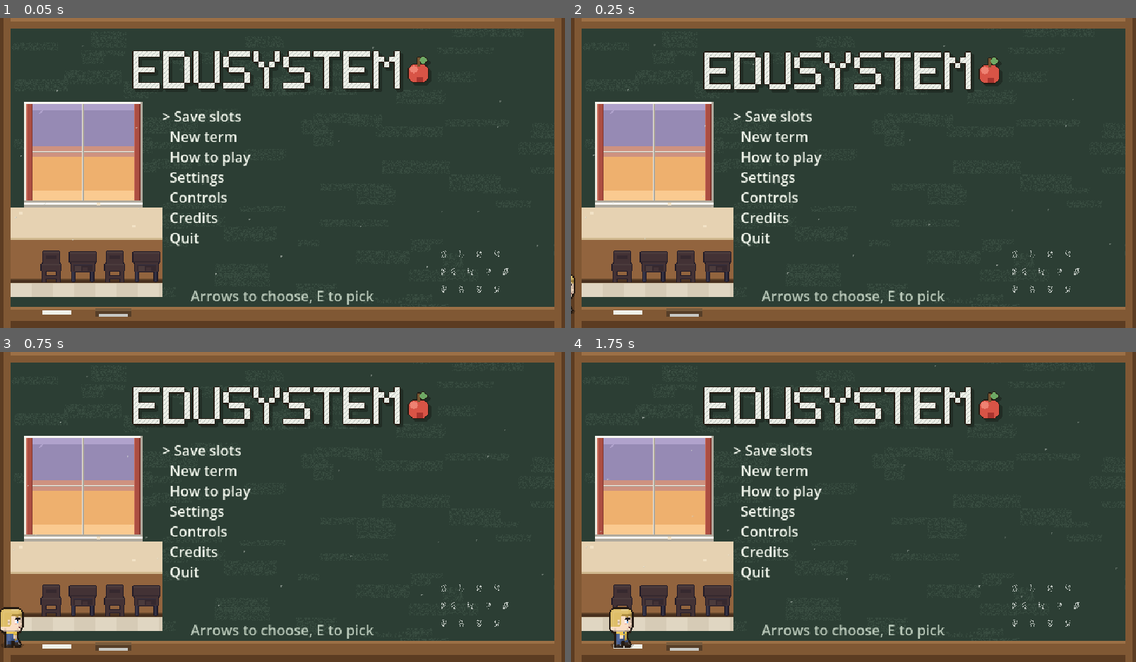
Above: before the commit, frames 1-4 (two rows, left to right).
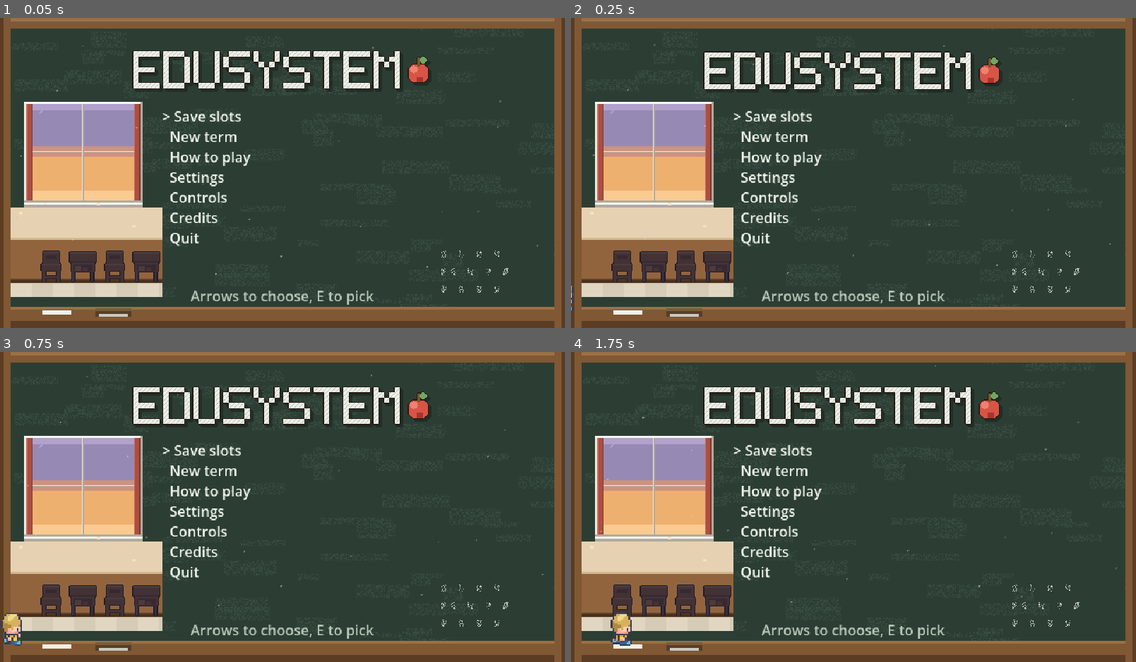
Above: after the commit, the same moments.

Repository: Mbottega16/EduSystem
Game: Godot game, scene res://scenes/ui/title.tscn
Two runs of this game, one before a commit and one after it. Both use one fixed random seed, a clock stepped at 60 frames per second and the inputs below.
Inputs (mouse positions are in pixels of both pictures, inside the frame that each line leads up to):
- Up to frame 1 (0.05 s): no input
- Up to frame 2 (0.25 s): no input
- Up to frame 3 (0.75 s): tap Enter (ui_accept) at 0.5 s; move the mouse to (406, 491) at 0.52 s; hold D (move_right) from 0.53 s (still down); tap L (teach) at 0.6 s; click (406, 491) at 0.67 s
- Up to frame 4 (1.75 s): tap Enter (ui_accept) at 0.77, 1.07 s; release D (move_right) at 1.25 s; drag from (740, 522) to (825, 569) at 1.27 s

Frame 1 is identical in both runs. In frame 2, less than 0.1% of the frame differs, in the area x 0-1%, y 82-96%; in frame 3, 0.5%; in frame 4, 0.5%, in the area x 6-12%, y 82-96%.

Commit message:
feat(art): the whole cast from LimeZu's Character + Portrait Generators
The 13 people (teacher, 8 students, inspector, principal, mentor, examiner)
are now LimeZu chibis, baked by tools/limezu_chars.py from tools/limezu_cast.json.
This reverses the Oct 2 "characters are style-reference only" call, and why it
can: Modern Interiors' people are chibi too (16 wide, ~22 tall -- the game's
16x24 art-px cell), the pack ships KIDS (4 skins, 6 hair styles, 5 outfits, the
frog and tiger pyjamas), and the layered architecture only ever mattered for
runtime compositing -- baking offline into one flat 9x4 sheet needs no engine
change at all. Take the bottom 24 rows of LimeZu's 16x32 cell, double it, and
it IS the game's 32x48 cell.

- Skin/hair come in few colours (kids: no black, no blonde, no deep skin), so a
  layer may carry a "ramp": its fill colours are ranked by brightness and
  re-mapped onto a target ramp, keyline untouched. That is how Student F gets
  black hair and Student C gets blond.
- The pack has no front-facing seated pose, no mouths, and no kid poses beyond
  idle/walk/sleep, so cols 4-8 (sit, handoff, chat, jump, sad) are derived from
  the idle frames by small deterministic edits -- the same for kids and adults:
  sit = raised so the face clears the desk; handoff = a sheet of paper held out;
  chat = turned to a neighbour; jump = raised (the shadow stays put); sad = the
  head sunk onto the shoulders.
- 13 HUD busts (96x96) from Modern UI's Portrait Generator, which shares the
  sprite's 16px-wide head, so each face matches its sprite. Student hair there is
  the adult style set, matched by eye; hair styles were picked symmetric because
  the side-swept ones tuck the face into a corner.
- The teacher's hat sits 4px lower on the new head.
- Fixed in the importers: ImageChops.difference(a, b).getbbox() looks only at
  ALPHA on an RGBA image, so a recolour that left the silhouette alone read as
  "no change" and the file was never rewritten (Student G's hair). They compare
  premultiplied bytes now (limezu.same_pixels). docs/ART_STYLE_REFERENCE.md and
  the integrate-art-pack skill recommend that same getbbox check -- do not.

Verified on this Mac: suite green; screenshots of the room, the mentor room, the
student file, the dialogue box. NOT yet verified: the walkthrough, motion in a
live window (walk cycle feel, poses), docs count sync.

Co-Authored-By: Claude Sonnet 5.5 <noreply@anthropic.com>

Diff:
--- a/scenes/actors/player.tscn
+++ b/scenes/actors/player.tscn
@@ -47,7 +47,7 @@
 
 [node name="HatSprite" type="Sprite2D" parent="."]
 visible = false
-position = Vector2(0, -34)
+position = Vector2(0, -30)
 z_index = 1
 
 [node name="SpeechBubble" type="Node2D" parent="."]
--- /dev/null
+++ b/tools/limezu_cast.json
@@ -0,0 +1,357 @@
+{
+  "_about": "The people in the game, as LimeZu Character Generator layers (limezu_chars.py bakes them into the 9x4 sheets). kind 'kid' uses the Kids parts, 'adult' the adult ones. Each part is an id or {id, ramp, hue}; a ramp (see 'ramps') re-maps skin/hair onto a colour ramp, dark to light. 'tune' nudges the derived poses: sit_up / jump_up are rows of art pixels.",
+  "ramps": {
+    "skin_deep": [
+      "#46302a",
+      "#5e3f33",
+      "#775040",
+      "#8f6350"
+    ],
+    "skin_brown": [
+      "#6e4632",
+      "#8a5a3c",
+      "#a86f4a",
+      "#c38860"
+    ],
+    "hair_black": [
+      "#1c1a22",
+      "#2a2733",
+      "#3b3748"
+    ],
+    "hair_dark": [
+      "#34241f",
+      "#4a342b",
+      "#624638"
+    ],
+    "hair_brown": [
+      "#5e3f2a",
+      "#7a5436",
+      "#98703f"
+    ],
+    "hair_auburn": [
+      "#8a4526",
+      "#a85b2e",
+      "#c47a3e"
+    ],
+    "hair_blond": [
+      "#b08a3e",
+      "#d6b25e",
+      "#f0d78c"
+    ],
+    "hair_silver": [
+      "#7a7c8c",
+      "#a4a6b4",
+      "#cfd1da"
+    ],
+    "hair_white": [
+      "#a8a6ae",
+      "#cecbd2",
+      "#ecebee"
+    ],
+    "skin_dark": [
+      "#5a3a2e",
+      "#744a39",
+      "#8f5f48",
+      "#a8745a"
+    ]
+  },
+  "characters": {
+    "student_a": {
+      "kind": "kid",
+      "body": {
+        "id": "4"
+      },
+      "eyes": "5",
+      "outfit": {
+        "id": "1"
+      },
+      "hair": {
+        "id": "1_3",
+        "ramp": "hair_dark"
+      },
+      "portrait": {
+        "skin": "4",
+        "eyes": "05",
+        "hair": {
+          "id": "02_4",
+          "ramp": "hair_dark"
+        }
+      },
+      "why": "tan skin, dark spiky hair, green top"
+    },
+    "student_b": {
+      "kind": "kid",
+      "body": {
+        "id": "3"
+      },
+      "eyes": "4",
+      "outfit": {
+        "id": "1",
+        "hue": 200
+      },
+      "hair": {
+        "id": "4_2",
+        "ramp": "hair_auburn"
+      },
+      "portrait": {
+        "skin": "3",
+        "eyes": "04",
+        "hair": {
+          "id": "09_2",
+          "ramp": "hair_auburn"
+        }
+      },
+      "why": "light skin, auburn bob, pink top"
+    },
+    "student_c": {
+      "kind": "kid",
+      "body": {
+        "id": "2"
+      },
+      "eyes": "6",
+      "outfit": {
+        "id": "2"
+      },
+      "hair": {
+        "id": "5_2",
+        "ramp": "hair_blond"
+      },
+      "portrait": {
+        "skin": "2",
+        "eyes": "06",
+        "hair": {
+          "id": "12_2",
+          "ramp": "hair_blond"
+        }
+      },
+      "why": "fair skin, blond short hair, yellow top"
+    },
+    "student_d": {
+      "kind": "kid",
+      "body": {
+        "id": "4",
+        "ramp": "skin_brown"
+      },
+      "eyes": "1",
+      "outfit": {
+        "id": "3",
+        "hue": 70
+      },
+      "hair": {
+        "id": "4_3",
+        "ramp": "hair_dark"
+      },
+      "portrait": {
+        "skin": {
+          "id": "4",
+          "ramp": "skin_brown"
+        },
+        "eyes": "01",
+        "hair": {
+          "id": "04_4",
+          "ramp": "hair_dark"
+        }
+      },
+      "why": "brown skin, long dark hair, purple top"
+    },
+    "student_e": {
+      "kind": "kid",
+      "body": {
+        "id": "3"
+      },
+      "eyes": "3",
+      "outfit": {
+        "id": "2",
+        "hue": -25
+      },
+      "hair": {
+        "id": "2_1"
+      },
+      "portrait": {
+        "skin": "3",
+        "eyes": "03",
+        "hair": "21_1"
+      },
+      "why": "light skin, curly orange hair, orange top"
+    },
+    "student_f": {
+      "kind": "kid",
+      "body": {
+        "id": "4",
+        "ramp": "skin_dark"
+      },
+      "eyes": "1",
+      "outfit": {
+        "id": "3",
+        "hue": -35
+      },
+      "hair": {
+        "id": "1_5",
+        "ramp": "hair_black"
+      },
+      "portrait": {
+        "skin": {
+          "id": "4",
+          "ramp": "skin_dark"
+        },
+        "eyes": "01",
+        "hair": {
+          "id": "10_4",
+          "ramp": "hair_black"
+        }
+      },
+      "why": "dark skin, black hair, teal top"
+    },
+    "student_g": {
+      "kind": "kid",
+      "body": {
+        "id": "4",
+        "ramp": "skin_brown"
+      },
+      "eyes": "2",
+      "outfit": {
+        "id": "1",
+        "hue": 220
+      },
+      "hair": {
+        "id": "6_2",
+        "ramp": "hair_dark"
+      },
+      "portrait": {
+        "skin": {
+          "id": "4",
+          "ramp": "skin_brown"
+        },
+        "eyes": "02",
+        "hair": {
+          "id": "14_3",
+          "ramp": "hair_dark"
+        }
+      },
+      "why": "brown skin, cropped light-brown hair, red top"
+    },
+    "student_h": {
+      "kind": "kid",
+      "body": {
+        "id": "2"
+      },
+      "eyes": "6",
+      "outfit": {
+        "id": "1",
+        "hue": 10
+      },
+      "hair": {
+        "id": "2_4",
+        "ramp": "hair_white"
+      },
+      "portrait": {
+        "skin": "2",
+        "eyes": "06",
+        "hair": {
+          "id": "21_5",
+          "ramp": "hair_white"
+        }
+      },
+      "why": "fair skin, white hair, mint top"
+    },
+    "player": {
+      "kind": "adult",
+      "body": "03",
+      "eyes": "06",
+      "outfit": "13_01",
+      "hair": {
+        "id": "16_03",
+        "ramp": "hair_brown"
+      },
+      "portrait": {
+        "skin": "3",
+        "eyes": "06",
+        "hair": {
+          "id": "16_3",
+          "ramp": "hair_brown"
+        }
+      },
+      "why": "the teacher: peach skin, short brown hair, blue shirt"
+    },
+    "inspector": {
+      "kind": "adult",
+      "body": "02",
+      "eyes": "07",
+      "outfit": "06_01",
+      "hair": {
+        "id": "18_03",
+        "ramp": "hair_silver"
+      },
+      "portrait": {
+        "skin": "2",
+        "eyes": "07",
+        "hair": {
+          "id": "18_5",
+          "ramp": "hair_silver"
+        }
+      },
+      "why": "grey hair, dark suit with a red tie"
+    },
+    "principal": {
+      "kind": "adult",
+      "body": "04",
+      "eyes": "05",
+      "outfit": "01_01",
+      "hair": {
+        "id": "12_03",
+        "ramp": "hair_white"
+      },
+      "portrait": {
+        "skin": "4",
+        "eyes": "05",
+        "hair": {
+          "id": "12_5",
+          "ramp": "hair_white"
+        }
+      },
+      "why": "white hair, brown skin, purple jacket"
+    },
+    "mentor": {
+      "kind": "adult",
+      "body": "03",
+      "eyes": "05",
+      "outfit": "07_02",
+      "hair": {
+        "id": "27_05",
+        "ramp": "hair_silver"
+      },
+      "accessory": "15_Glasses_01",
+      "portrait": {
+        "skin": "3",
+        "eyes": "05",
+        "hair": {
+          "id": "27_5",
+          "ramp": "hair_silver"
+        },
+        "accessory": "15_Glasses_1"
+      },
+      "why": "an older teacher: grey long hair, glasses, rust cardigan"
+    },
+    "examiner": {
+      "kind": "adult",
+      "body": "02",
+      "eyes": "07",
+      "outfit": "05_02",
+      "hair": {
+        "id": "11_03",
+        "ramp": "hair_silver"
+      },
+      "accessory": "15_Glasses_02",
+      "portrait": {
+        "skin": "2",
+        "eyes": "07",
+        "hair": {
+          "id": "20_5",
+          "ramp": "hair_silver"
+        },
+        "accessory": "15_Glasses_2"
+      },
+      "why": "silver hair in a knot, glasses, navy suit"
+    }
+  }
+}
Binary file changed: art/examiner.png
Binary file changed: art/inspector.png
Binary file changed: art/mentor.png
Binary file changed: art/player.png
Binary file added: art/portrait_examiner.png
Not shown, added: art/portrait_examiner.png.import
Binary file changed: art/portrait_inspector.png
Binary file changed: art/portrait_mentor.png
Binary file changed: art/portrait_player.png
Binary file changed: art/portrait_principal.png
Binary file changed: art/portrait_student_a.png
Binary file changed: art/portrait_student_b.png
(and 18 more such lines)
